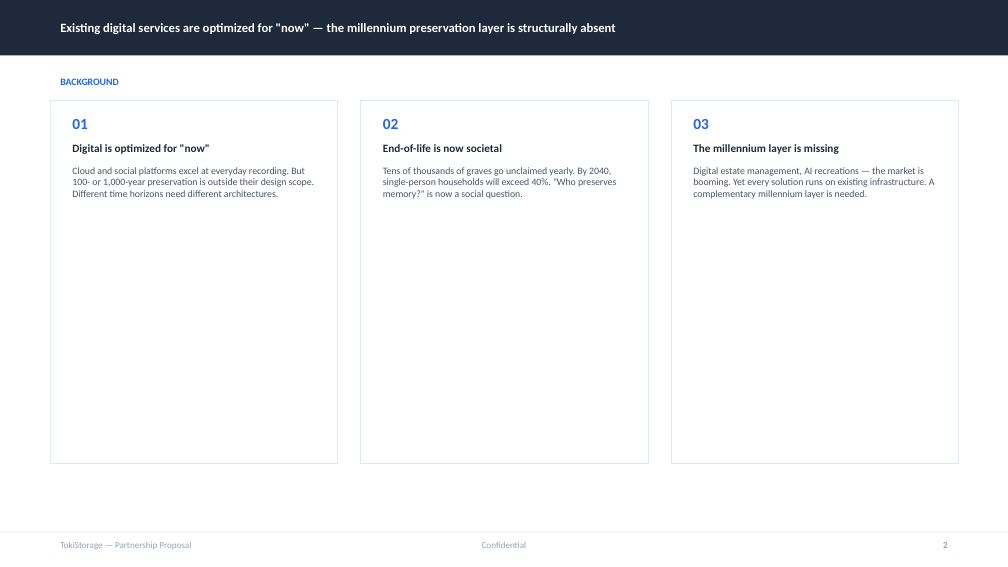
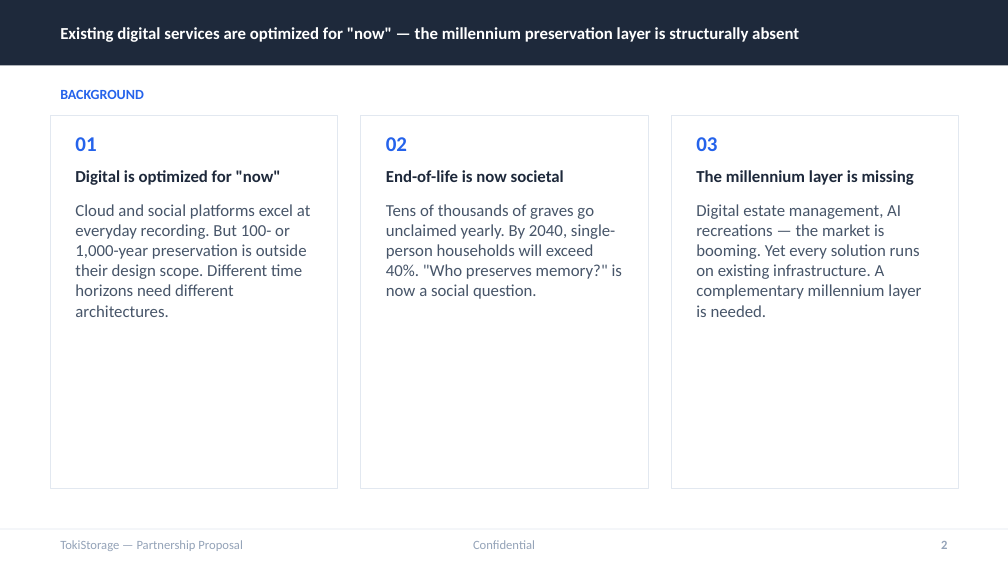
Before and after one commit to timeless-residents/pearlmemorial, a slide deck: slide 2 of toki/tokistorage-partnership-deck-en.pptx. Drawn at 1008x567 pixels with LibreOffice and Linux fonts; fonts in the diff are those of the drawing. Boxes give left, top, right and bottom in pixels: in the first picture for what was removed or moved away, otherwise in the second. Text is boxed around its words. In the diff, an @@ line names an element or a change of style, - is before the commit and + after.

```diff
--- a/toki/tokistorage-partnership-deck-en.pptx
+++ b/toki/tokistorage-partnership-deck-en.pptx
@@ rectangle: place and size @@
-rectangle at box(0, 0, 1008, 55)
+rectangle at box(0, 0, 1008, 66)
@@ text "Existing digital services are optimized ..." at box(60, 27, 799, 42): size 9 to 12 pt @@
@@ text "BACKGROUND": place and size @@
-text "BACKGROUND" at box(60, 78, 118, 85)
+text "BACKGROUND" at box(60, 90, 144, 99)
@@ text "BACKGROUND" at box(60, 90, 144, 99): size 7 to 10 pt @@
@@ rectangle: place and size @@
-rectangle at box(50, 101, 338, 464)
+rectangle at box(50, 116, 338, 489)
@@ rectangle: place and size @@
-rectangle at box(361, 101, 648, 464)
+rectangle at box(361, 116, 648, 489)
@@ rectangle: place and size @@
-rectangle at box(671, 101, 959, 464)
+rectangle at box(671, 116, 959, 489)
@@ text "01": place and size @@
-text "01" at box(72, 119, 88, 129)
+text "01" at box(75, 137, 96, 151)
@@ text "02": place and size @@
-text "02" at box(383, 119, 399, 129)
+text "02" at box(386, 137, 407, 151)
@@ size 11 to 15 pt in 3 elements at box(75, 137, 96, 151), box(386, 137, 407, 151), box(696, 137, 717, 151) @@
@@ text "03": place and size @@
-text "03" at box(693, 119, 709, 129)
+text "03" at box(696, 137, 717, 151)
@@ text "Digital is optimized for "now"": place and size @@
-text "Digital is optimized for "now"" at box(72, 144, 210, 154)
+text "Digital is optimized for "now"" at box(75, 170, 281, 185)
@@ text "End-of-life is now societal": place and size @@
-text "End-of-life is now societal" at box(383, 144, 502, 152)
+text "End-of-life is now societal" at box(386, 170, 564, 182)
@@ size 8 to 12 pt in 3 elements at box(75, 170, 281, 185), box(386, 170, 564, 182), box(696, 170, 914, 185) @@
@@ text "The millennium layer is missing": place and size @@
-text "The millennium layer is missing" at box(693, 144, 839, 154)
+text "The millennium layer is missing" at box(696, 170, 914, 185)
@@ text "Cloud and social platforms excel ...": place and size @@
-text "Cloud and social platforms excel ..." at box(72, 167, 314, 197)
+text "Cloud and social platforms excel ..." at box(75, 204, 310, 317)
@@ text "Tens of thousands of graves ...": place and size @@
-text "Tens of thousands of graves ..." at box(383, 167, 616, 199)
+text "Tens of thousands of graves ..." at box(386, 204, 622, 299)
@@ size 7 to 12 pt in 3 elements at box(75, 204, 310, 317), box(386, 204, 622, 299), box(696, 204, 921, 317) @@
@@ text "Digital estate management, AI recreations ...": place and size @@
-text "Digital estate management, AI recreations ..." at box(693, 167, 935, 199)
+text "Digital estate management, AI recreations ..." at box(696, 204, 921, 317)
@@ size 6.5 to 9 pt in 3 elements at box(60, 540, 243, 551), box(473, 540, 535, 549), box(941, 541, 947, 549) @@
```
Also in this commit, not shown: 8 other slides changed, 4 other files.
